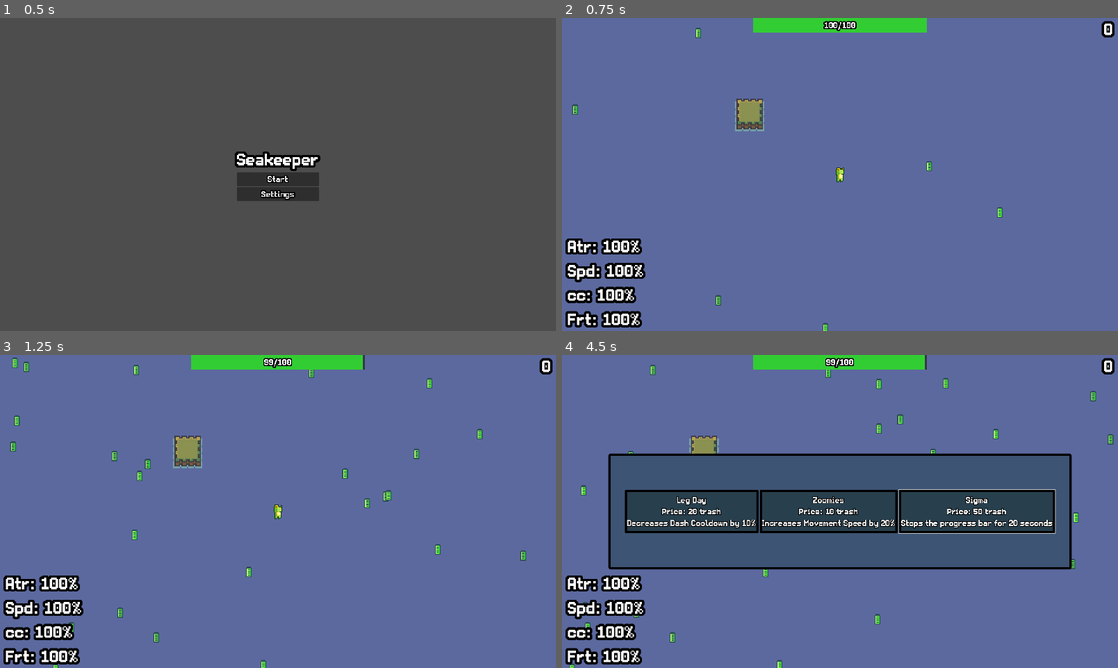
Above: before the commit, frames 1-4 (two rows, left to right).
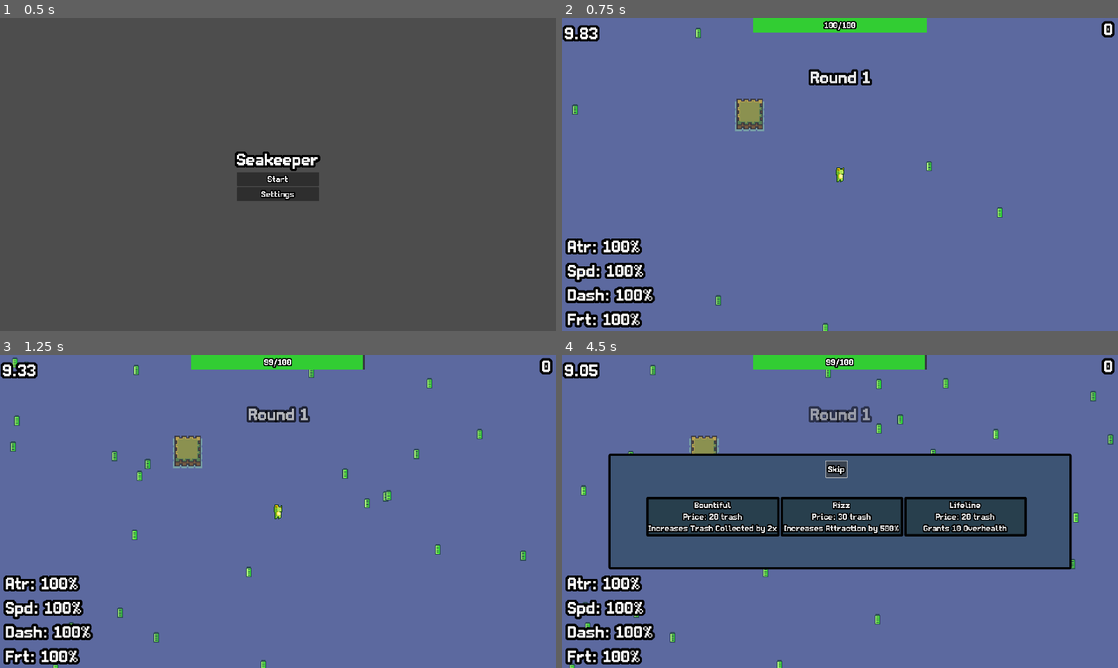
Above: after the commit, the same moments.

Repository: Snabes06/seakeeper
Game: Godot game, scene res://Scenes/StartMenu.tscn
Two runs of this game, one before a commit and one after it. Both use one fixed random seed, a clock stepped at 60 frames per second and the inputs below.
Inputs (mouse positions are in pixels of both pictures, inside the frame that each line leads up to):
- Up to frame 1 (0.5 s): no input
- Up to frame 2 (0.75 s): click "Start" at 0.5 s
- Up to frame 3 (1.25 s): no input
- Up to frame 4 (4.5 s): hold D (move_right) 1.28-2 s; tap Shift (dash) at 1.35 s; tap I (open_shop) at 1.52 s; click "Leg Day Price: 20 trash Decre…" at 2 s; click "Zoomies Price: 10 trash Incre…" at 2.75 s; click "Sigma Price: 50 trash Stops t…" at 3.5 s; click (834, 467) at 4.25 s, where only the run after the commit has a clickable "Skip"

Frame 1 is identical in both runs. In frame 2, 1.4% of the frame differs, in the area x 0-56%, y 2-92%; in frame 3, 1.4%; in frame 4, 9.6%, in the area x 0-89%, y 2-92%.

Commit message:
Commit 0.024
+Added gameover script
-Reworked gameover screen
+Added rounds to the game
+Commented a lot of code

Diff:
--- /dev/null
+++ b/Scenes/game_over.gd
@@ -0,0 +1,8 @@
+extends Label
+
+var lost = false
+
+func _process(delta: float) -> void:
+	if visible and Input.is_action_just_pressed("escape"): # Requires esc to be pressed while the text is visible.
+		get_tree().paused = false # Unpauses scenetree.
+		get_tree().change_scene_to_file("res://Scenes/StartMenu.tscn") # Changes current scene to the start menu.
--- a/Scenes/hud.tscn
+++ b/Scenes/hud.tscn
@@ -1,11 +1,13 @@
-[gd_scene load_steps=10 format=3 uid="uid://dm6005n22cblh"]
+[gd_scene load_steps=13 format=3 uid="uid://dm6005n22cblh"]
 
 [ext_resource type="Script" uid="uid://cp2k4d5eb0du3" path="res://Scripts/hud.gd" id="1_j2wtr"]
 [ext_resource type="FontFile" uid="uid://doy0vj2q67a4" path="res://Resources/retro-pixel-thick.otf" id="2_gj7im"]
 [ext_resource type="Texture2D" uid="uid://bh4f88olrqwb5" path="res://Resources/forest_/forest_.png" id="3_eaat0"]
 [ext_resource type="Texture2D" uid="uid://c8ofd60y2x7uk" path="res://Resources/ProgressColor.jpg" id="4_u75k8"]
+[ext_resource type="Script" uid="uid://06tvkthqln85" path="res://Scenes/game_over.gd" id="5_43w4t"]
 [ext_resource type="Script" uid="uid://t5mi6mgb6m57" path="res://Scripts/shop.gd" id="5_hkhr5"]
 [ext_resource type="Texture2D" uid="uid://0w3e25wpiwg4" path="res://Resources/OverlifeColor.png" id="6_36knk"]
+[ext_resource type="Script" uid="uid://biopryr451mj7" path="res://Scenes/rounds.gd" id="7_8jye8"]
 
 [sub_resource type="AtlasTexture" id="AtlasTexture_f43u2"]
 atlas = ExtResource("3_eaat0")
@@ -23,6 +25,18 @@
 corner_radius_bottom_right = 8
 corner_radius_bottom_left = 8
 
+[sub_resource type="StyleBoxFlat" id="StyleBoxFlat_43w4t"]
+bg_color = Color(0.156863, 0.247059, 0.301961, 1)
+border_width_left = 8
+border_width_top = 8
+border_width_right = 8
+border_width_bottom = 8
+border_color = Color(0, 0, 0, 1)
+corner_radius_top_left = 4
+corner_radius_top_right = 4
+corner_radius_bottom_right = 4
+corner_radius_bottom_left = 4
+
 [sub_resource type="StyleBoxFlat" id="StyleBoxFlat_8jye8"]
 bg_color = Color(0.157539, 0.24666, 0.302998, 1)
 border_width_left = 8
@@ -40,7 +54,6 @@
 script = ExtResource("1_j2wtr")
 
 [node name="Amount" type="Label" parent="."]
-process_mode = 3
 z_index = 1
 anchors_preset = 1
 anchor_left = 1.0
@@ -91,6 +104,7 @@
 vertical_alignment = 1
 
 [node name="GameOver" type="Label" parent="."]
+process_mode = 3
 visible = false
 anchors_preset = 8
 anchor_left = 0.5
@@ -103,10 +117,12 @@
 offset_bottom = 11.5
 grow_horizontal = 2
 grow_vertical = 2
-theme_override_constants/outline_size = 20
+theme_override_constants/outline_size = 64
 theme_override_fonts/font = ExtResource("2_gj7im")
 theme_override_font_sizes/font_size = 128
-text = "Game Over"
+text = "Game Over
+press esc to exit"
+script = ExtResource("5_43w4t")
 
 [node name="Shop" type="Panel" parent="."]
 process_mode = 3
@@ -125,24 +141,40 @@
 theme_override_styles/panel = SubResource("StyleBoxFlat_36asn")
 script = ExtResource("5_hkhr5")
 
-[node name="HBoxContainer" type="HBoxContainer" parent="Shop"]
+[node name="VBoxContainer" type="VBoxContainer" parent="Shop"]
 layout_mode = 1
 anchors_preset = 8
 anchor_left = 0.5
 anchor_top = 0.5
 anchor_right = 0.5
 anchor_bottom = 0.5
-offset_left = -500.0
-offset_top = -75.0
-offset_right = 500.0
-offset_bottom = 75.0
-grow_horizontal = 2
-grow_vertical = 2
-
-[node name="Upgrade1" type="Button" parent="Shop/HBoxContainer"]
+offset_left = -669.0
+offset_top = -174.0
+offset_right = 645.0
+offset_bottom = 86.0
+grow_horizontal = 2
+grow_vertical = 2
+theme_override_constants/separation = 60
+
+[node name="Skip" type="Button" parent="Shop/VBoxContainer"]
+layout_mode = 2
+size_flags_horizontal = 4
+size_flags_vertical = 2
+theme_override_constants/outline_size = 16
+theme_override_fonts/font = ExtResource("2_gj7im")
+theme_override_font_sizes/font_size = 32
+theme_override_styles/normal = SubResource("StyleBoxFlat_43w4t")
+action_mode = 0
+text = "Skip"
+
+[node name="HBoxContainer" type="HBoxContainer" parent="Shop/VBoxContainer"]
+layout_mode = 2
+size_flags_vertical = 10
+
+[node name="Upgrade1" type="Button" parent="Shop/VBoxContainer/HBoxContainer"]
 layout_mode = 2
 size_flags_horizontal = 3
-theme_override_constants/outline_size = 8
+theme_override_constants/outline_size = 16
 theme_override_fonts/font = ExtResource("2_gj7im")
 theme_override_font_sizes/font_size = 32
 theme_override_styles/normal = SubResource("StyleBoxFlat_8jye8")
@@ -150,10 +182,11 @@
 
 price: 20 trash."
 
-[node name="Upgrade2" type="Button" parent="Shop/HBoxContainer"]
+[node name="Upgrade2" type="Button" parent="Shop/VBoxContainer/HBoxContainer"]
 layout_mode = 2
 size_flags_horizontal = 3
-theme_override_constants/outline_size = 8
+size_flags_vertical = 8
+theme_override_constants/outline_size = 16
 theme_override_fonts/font = ExtResource("2_gj7im")
 theme_override_font_sizes/font_size = 32
 theme_override_styles/normal = SubResource("StyleBoxFlat_8jye8")
@@ -161,10 +194,10 @@
 
 price: 50 trash."
 
-[node name="Upgrade3" type="Button" parent="Shop/HBoxContainer"]
+[node name="Upgrade3" type="Button" parent="Shop/VBoxContainer/HBoxContainer"]
 layout_mode = 2
 size_flags_horizontal = 3
-theme_override_constants/outline_size = 8
+theme_override_constants/outline_size = 16
 theme_override_fonts/font = ExtResource("2_gj7im")
 theme_override_font_sizes/font_size = 32
 theme_override_styles/normal = SubResource("StyleBoxFlat_8jye8")
@@ -205,12 +238,12 @@
 theme_override_font_sizes/font_size = 64
 text = "Spd: 100%"
 
-[node name="Dashcc" type="Label" parent="Multipliers/VBoxContainer"]
-layout_mode = 2
-theme_override_constants/outline_size = 32
-theme_override_fonts/font = ExtResource("2_gj7im")
-theme_override_font_sizes/font_size = 64
-text = "cc: 100%"
+[node name="Dashcd" type="Label" parent="Multipliers/VBoxContainer"]
+layout_mode = 2
+theme_override_constants/outline_size = 32
+theme_override_fonts/font = ExtResource("2_gj7im")
+theme_override_font_sizes/font_size = 64
+text = "Dash: 100%"
 
 [node name="Bountiful" type="Label" parent="Multipliers/VBoxContainer"]
 layout_mode = 2
@@ -233,6 +266,39 @@
 nine_patch_stretch = true
 texture_progress = ExtResource("6_36knk")
 
-[connection signal="pressed" from="Shop/HBoxContainer/Upgrade1" to="." method="_on_upgrade_1_pressed"]
-[connection signal="pressed" from="Shop/HBoxContainer/Upgrade2" to="." method="_on_upgrade_2_pressed"]
-[connection signal="pressed" from="Shop/HBoxContainer/Upgrade3" to="." method="_on_upgrade_3_pressed"]
+[node name="Rounds" type="Label" parent="."]
+anchors_preset = 8
+anchor_left = 0.5
+anchor_top = 0.5
+anchor_right = 0.5
+anchor_bottom = 0.5
+offset_left = -97.0
+offset_top = -355.0
+offset_right = 103.0
+offset_bottom = -315.0
+grow_horizontal = 2
+grow_vertical = 2
+theme_override_constants/outline_size = 32
+theme_override_fonts/font = ExtResource("2_gj7im")
+theme_override_font_sizes/font_size = 64
+text = "Round 1"
+script = ExtResource("7_8jye8")
+
+[node name="RoundTimer" type="Label" parent="Rounds"]
+layout_direction = 2
+layout_mode = 1
+anchors_preset = -1
+anchor_left = -4.082
+anchor_top = -1.9
+anchor_right = -4.082
+anchor_bottom = -1.9
+offset_left = 0.0560303
+theme_override_constants/outline_size = 32
+theme_override_fonts/font = ExtResource("2_gj7im")
+theme_override_font_sizes/font_size = 64
+text = "0"
+
+[connection signal="pressed" from="Shop/VBoxContainer/Skip" to="Shop" method="_on_skip_pressed"]
+[connection signal="pressed" from="Shop/VBoxContainer/HBoxContainer/Upgrade1" to="." method="_on_upgrade_1_pressed"]
+[connection signal="pressed" from="Shop/VBoxContainer/HBoxContainer/Upgrade2" to="." method="_on_upgrade_2_pressed"]
+[connection signal="pressed" from="Shop/VBoxContainer/HBoxContainer/Upgrade3" to="." method="_on_upgrade_3_pressed"]
--- /dev/null
+++ b/Scenes/rounds.gd
@@ -0,0 +1,44 @@
+extends Label
+
+const time = 10.0
+const round_count = 10
+const endless_time = 20.0
+
+var timer = time
+var round_number = 1
+
+func _ready() -> void:
+	self_modulate.a = 1
+
+func _process(delta: float) -> void:
+	if round_number >= round_count:
+		_endless_mode(delta)
+	else:
+		_normal_rounds(delta)
+
+func _normal_rounds(delta: float) -> void:
+	if self_modulate.a > 0.0:
+		_remove_roundchange(delta)
+	timer -= delta
+	$RoundTimer.text = str(snappedf(timer, 0.01))
+	if timer <= 0.0:
+		self_modulate.a = 1
+		round_number += 1
+		get_parent().damage_x += 0
+		text = "Round " + str(round_number)
+		timer = time
+
+func _endless_mode(delta: float) -> void:
+	if self_modulate.a > 0.0:
+		_remove_roundchange(delta)
+	timer -= delta
+	$RoundTimer.text = str(snappedf(timer, 0.01))
+	if timer <= 0.0:
+		self_modulate.a = 1
+		round_number += 1
+		get_parent().damage_x += 5
+		text = "Endless Round " + str(round_number - round_count)
+		timer = endless_time
+
+func _remove_roundchange(delta: float) -> void:
+	self_modulate.a -= delta/2
--- /dev/null
+++ b/Scenes/rounds.tscn
@@ -0,0 +1,9 @@
+[gd_scene load_steps=2 format=3 uid="uid://qvjfana5ywve"]
+
+[ext_resource type="Script" uid="uid://dnmdgnj2f25xb" path="res://Scenes/rounds.gd" id="1_8fcbg"]
+
+[node name="Rounds" type="Node2D"]
+script = ExtResource("1_8fcbg")
+
+[node name="Timer" type="Timer" parent="."]
+autostart = true
--- a/Scripts/Trash.gd
+++ b/Scripts/Trash.gd
@@ -2,24 +2,32 @@
 
 var collected: bool = false
 
+# Node-Access
 @onready var sprite = $Sprite2D
 @onready var collision_shape = $Area2D/CollisionShape2D
-signal count
 
 func _ready():
-	# Enable collision detection
+	# Enable collision detection for instanced items
 	collision_shape.set_deferred("disabled", false)
 
+# Reciver method for body nodes entering
 func _on_area_2d_body_entered(body: Node2D) -> void:
 	if body.name == "PickupArea" and not collected:
-		body.get_parent()._add_trash()
-		collect_trash()
+		body.get_parent()._add_trash() # +1 trash
+		_collect_trash(body)
 
-func collect_trash():
+# Counts the trash as collected, plays a pickup effect and removes the node from scene tree
+func _collect_trash(body: Node2D):
 	# Mark as collected to prevent multiple pickups
 	collected = true
 	collision_shape.set_deferred("disabled", true)  # Disable further collisions
-	# Optional: Play a pickup effect (like shrinking or fading out)
-	var tween = create_tween()
-	tween.tween_property(self, "scale", Vector2.ZERO, 0.2)  # Shrink
-	tween.tween_callback(Callable(self, "queue_free"))  # Remove node
+	_add_effects(body)
+
+func _add_effects(body: Node2D) -> void:
+	var time = 1
+	var pull = create_tween()
+	while time > 0:
+		time -= 0.01
+		pull.tween_property(self, "position", body.get_parent().position, time) # Move towards player
+		print(str(time))
+	pull.tween_callback(Callable(self, "queue_free")) # Remove node
--- a/Scripts/ghost.gd
+++ b/Scripts/ghost.gd
@@ -4,11 +4,11 @@
 
 # Called when the node enters the scene tree for the first time.
 func _ready() -> void:
-	modulate.a = 1
+	modulate.a = 1 # modulate.a represents the opacity for the color applied to the node, turning it to one basically means 100% opacity.
 
 # Called every frame. 'delta' is the elapsed time since the previous frame.
 func _process(delta: float) -> void:
-	modulate.a -= delta * 2
-	timer -= delta
-	if timer <= 0:
-		queue_free()
+	modulate.a -= delta * 2 # Reduces opacity every frame.
+	timer -= delta # Makes the timer tick every frame.
+	if timer <= 0: # Detects when the timer reaches 0 or below.
+		queue_free() # freeing the node from the scenetree, removing it in the process.
--- a/Scripts/hud.gd
+++ b/Scripts/hud.gd
@@ -1,8 +1,11 @@
 extends CanvasLayer
 
+# 2 set timers and damage
 var timer = 0.5
 var decay = 3
 var damage_x = 1
+
+# hud-signals
 signal remove(cost)
 signal addstats(stat, percentage)
 
@@ -25,18 +28,15 @@
 var frt = 100
 @onready var spd_multi = $Multipliers/VBoxContainer/Speed
 @onready var atr_multi = $Multipliers/VBoxContainer/Attraction
-@onready var dashcd_multi = $Multipliers/VBoxContainer/Dashcc
+@onready var dashcd_multi = $Multipliers/VBoxContainer/Dashcd
 @onready var frt_multi = $Multipliers/VBoxContainer/Bountiful
 @onready var current_hp = $GameHealth/Hp
 
-#Necessary variable for usage before updating
-var cost_multi = 1
-
-#Runs every frame.
-#Updates everything HUD related and controlls the progress of the game.
-#Also ends the game.
+# runs every frame,
+# updates hp related functions therefore progressing the game
+# also resulting in the end of the game.
 func _process(delta: float) -> void:
-	_update_current_hp()
+	current_hp.text = str(roundi(health.value + overlife.value)) + "/" + str(roundi(health.max_value + overlife.max_value))
 	_decay_overlife(delta)
 	if overlife.value > 0:
 		_remove_from_overlife(delta)
@@ -45,34 +45,21 @@
 	if health.value <= 0:
 		_end_game()
 
-#The damage curve is right now x^2
-#Would possibly change to another formula in the future.
-func _damage_curve() -> int:
-	var damage = pow(damage_x, 2)
-	return damage
-
-func _cost_curve() -> void:
-	cost_multi += 0.1
-
-func _stat_cost_curve(stat: float) -> void:
-	stat = pow(stat, 2)
-
-#Updates the text on the hp label over the progressbar on the hud
-func _update_current_hp() -> void:
-	current_hp.text = str(roundi(health.value + overlife.value)) + "/" + str(roundi(health.max_value + overlife.max_value))
-
+# removes health from player
 func _remove_from_health(delta: float) -> void:
 	timer -= delta
 	if timer <= 0:
-		health.value -= _damage_curve()
+		health.value -= damage_x
 		timer = 0.5
 
+# removes overlife health from player *is prioritized so that it is removed first
 func _remove_from_overlife(delta: float) -> void:
 	timer -= delta
 	if timer <= 0:
-		overlife.value -= _damage_curve()
+		overlife.value -= damage_x
 		timer = 0.5
 
+# decays 1 hp max overlife every 3 seconds
 func _decay_overlife(delta: float) -> void:
 	decay -= delta
 	if decay <= 0:
@@ -81,56 +68,75 @@
 			overlife.size.x -= 6
 		decay = 3
 
+# adds player health when picking up trash, will likely be replaced by different system in future updates.
 func _add_to_health() -> void:
 	if health.value == 100:
 		overlife.value += 1
 	else:
 		health.value += 1
 
+# ends game
 func _end_game() -> void:
-	gameover.show()
+	gameover.show() # changes the visibilty of the gameover text to true.
+	get_tree().paused = true # pauses the scenetree.
 
+# connected to button 1 in shop.
 func _on_upgrade_1_pressed() -> void:
 	_collective_upgrade_function(shop.rand1)
 
+# connected to button 2 in shop.
 func _on_upgrade_2_pressed() -> void:
 	_collective_upgrade_function(shop.rand2)
 
+# connected to button 3 in shop.
 func _on_upgrade_3_pressed() -> void:
 	_collective_upgrade_function(shop.rand3)
 
+# determines if the player has enough trash to purchase upgrade.
 func _collective_upgrade_function(index: int) -> void:
-	if amount.text.to_int() >= upgrade[index]["Cost"] * cost_multi * shop.upgrade_cost_multipliers[index]:
-		remove.emit(upgrade[index]["Cost"] * cost_multi * shop.upgrade_cost_multipliers[index])
+	if amount.text.to_int() >= upgrade[index]["Cost"] * shop.upgrade_cost_multipliers[index]:
+		remove.emit(upgrade[index]["Cost"] * shop.upgrade_cost_multipliers[index])
 		_update_multipliers(index)
 
+# matches button_pressed with upgrade to execute,
+# upgrades are derived from .json file.
 func _update_multipliers(index: int) -> void:
 	match(upgrade[index]["Name"]):
 		"Zoomies":
+			# updates hud elements for speed.
 			speed += upgrade[index]["Value"]*100
 			spd_multi.text = "Spd: " + str(roundi(speed)) + "%"
-			addstats.emit("Zoomies", upgrade[index]["Value"])
+
+			addstats.emit("Zoomies", upgrade[index]["Value"]) # sends a signal increasing players speed.
 		"Rizz":
+			# updates hud elements for attraction.
 			atr += upgrade[index]["Value"]*100
 			atr_multi.text = "Atr: " + str(roundi(atr)) + "%"
-			addstats.emit("Rizz", upgrade[index]["Value"])
+
+			addstats.emit("Rizz", upgrade[index]["Value"]) # sends a signal increasing players attraction radius.
 		"Lifeline":
+			# increases both total hp and overlife
 			overlife.max_value += upgrade[index]["Value"]
 			overlife.value = overlife.max_value
 			hp += upgrade[index]["Value"]
+
+			# increases size of overlife bar and total hp display over hp bar.
 			overlife.size.x += upgrade[index]["Value"] * 6
-			_update_current_hp()
+			current_hp.text = str(roundi(health.value + overlife.value)) + "/" + str(roundi(health.max_value + overlife.max_value))
 		"Sigma":
 			print("not")
 		"Leg Day":
+			# updates hud elements for attraction.
 			dashcd *= upgrade[index]["Value"]
-			dashcd_multi.text = "cd: " + str(roundi(dashcd)) + "%"
-			addstats.emit("Leg Day", upgrade[index]["Value"])
+			dashcd_multi.text = "Dash: " + str(roundi(dashcd)) + "%"
+
+			addstats.emit("Leg Day", upgrade[index]["Value"]) # sends a signal reducing players dash cooldown.
 		"Bountiful":
+			# updates hud elements for trash gain.
 			frt *= upgrade[index]["Value"]
 			frt_multi.text = "Frt: " + str(roundi(frt)) + "%"
-			addstats.emit("Bountiful", upgrade[index]["Value"])
+
+			addstats.emit("Bountiful", upgrade[index]["Value"]) # sends a signal increasing the multiplier when picking up trash.
 
 	shop.upgrade_cost_multipliers[index] += pow(shop.upgrade_cost_multipliers[index], 2)
-	_cost_curve()
-	shop._randomize_shop(cost_multi)
+	shop._randomize_shop() # randomizes the shop items.
--- a/Scripts/item_spawner.gd
+++ b/Scripts/item_spawner.gd
@@ -1,28 +1,26 @@
 extends Node2D
 
+# node-access
 @onready var spawn_timer: Timer = get_node("Timer")
 @onready var trash_container: Node2D = get_node("TrashContainer")
 
-# Constants
-# @export: Allows tweaking properties in inspector window
+# constants
+# @export: allows tweaking properties in inspector window.
 @export var trash_scene: PackedScene = preload("res://Scenes/trash.tscn")
 @export var max_trash: int = 50
 
 func _ready():
 	randomize()
 
-func _process(delta: float) -> void:
-	pass
-
 func spawn_item():
 	if trash_container.get_child_count() >= max_trash:
 		spawn_timer.stop()
 		return
-	var instance = trash_scene.instantiate()  # Instance a piece of trash
-	instance.global_position = get_random_screen_position()  # Position randomly on the screen
+	var instance = trash_scene.instantiate()  # Instance a piece of trash.
+	instance.global_position = get_random_screen_position()  # Position randomly on the screen.
 	trash_container.add_child(instance)
 
 func get_random_screen_position() -> Vector2:
-	var x = randf_range(-370, 370)
-	var y = randf_range(-250, 250)
-	return Vector2(x, y)
+	var x = randf_range(-370, 370) # selects a random x cordinate on screen.
+	var y = randf_range(-250, 250) # selects a random y cordinate on screen.
+	return Vector2(x, y) # returns both x and y as a coordinate/vector.
--- a/Scripts/player.gd
+++ b/Scripts/player.gd
@@ -114,4 +114,3 @@
 			DASH_COOLDOWN_REDUCTION_MULTI *= percentage
 		"Bountiful":
 			TRASH_MULTI *= percentage
-			print(str(TRASH_MULTI))
--- a/Scripts/shop.gd
+++ b/Scripts/shop.gd
@@ -7,9 +7,9 @@
 var rand2
 var rand3
 
-@onready var up1 = $HBoxContainer/Upgrade1
-@onready var up2 = $HBoxContainer/Upgrade2
-@onready var up3 = $HBoxContainer/Upgrade3
+@onready var up1 = $VBoxContainer/HBoxContainer/Upgrade1
+@onready var up2 = $VBoxContainer/HBoxContainer/Upgrade2
+@onready var up3 = $VBoxContainer/HBoxContainer/Upgrade3
 
 ## Json objects
 @onready var json = load("res://Classes/CreateUpgrade.tres").get_data()
@@ -19,24 +19,23 @@
 # Called when the node enters the scene tree for the first time.
 func _ready() -> void:
 	randomize()
-	_randomize_shop(1)
-	print(upgrade.size())
+	_randomize_shop()
 
 
 # Called every frame. 'delta' is the elapsed time since the previous frame.
 func _process(delta: float) -> void:
 	_open_shop()
 
-func _randomize_shop(cost_multi: float) -> void:
+func _randomize_shop() -> void:
 	rand1 = randi_range(0, upgrade.size() - 1)
 	var upgrade1 = upgrade[rand1]
-	up1.text = str(upgrade1["Name"]) + "\n" + "Price: " + str(roundi(upgrade1["Cost"] * cost_multi * upgrade_cost_multipliers[rand1])) + " trash\n" + upgrade1["Description"]
+	up1.text = str(upgrade1["Name"]) + "\n" + "Price: " + str(roundi(upgrade1["Cost"] * upgrade_cost_multipliers[rand1])) + " trash\n" + upgrade1["Description"]
 	rand2 = randi_range(0, upgrade.size() - 1)
 	var upgrade2 = upgrade[rand2]
-	up2.text = str(upgrade2["Name"]) + "\n" + "Price: " + str(roundi(upgrade2["Cost"] * cost_multi * upgrade_cost_multipliers[rand2])) + " trash\n" + upgrade2["Description"]
+	up2.text = str(upgrade2["Name"]) + "\n" + "Price: " + str(roundi(upgrade2["Cost"] * upgrade_cost_multipliers[rand2])) + " trash\n" + upgrade2["Description"]
 	rand3 = randi_range(0, upgrade.size() - 1)
 	var upgrade3 = upgrade[rand3]
-	up3.text = str(upgrade3["Name"]) + "\n" + "Price: " + str(roundi(upgrade3["Cost"] * cost_multi * upgrade_cost_multipliers[rand3])) + " trash\n" + upgrade3["Description"]
+	up3.text = str(upgrade3["Name"]) + "\n" + "Price: " + str(roundi(upgrade3["Cost"] * upgrade_cost_multipliers[rand3])) + " trash\n" + upgrade3["Description"]
 
 ## Opens the shop when pressing the keybind
 func _open_shop() -> void:
@@ -47,3 +46,7 @@
 		else:
 			visible = false
 			get_tree().paused = false
+
+
+func _on_skip_pressed() -> void:
+	_randomize_shop()
Not shown, added: Scenes/game_over.gd.uid
Not shown, added: Scenes/rounds.gd.uid
Not shown, added: Scenes/Main.tscn6099064383.tmp
